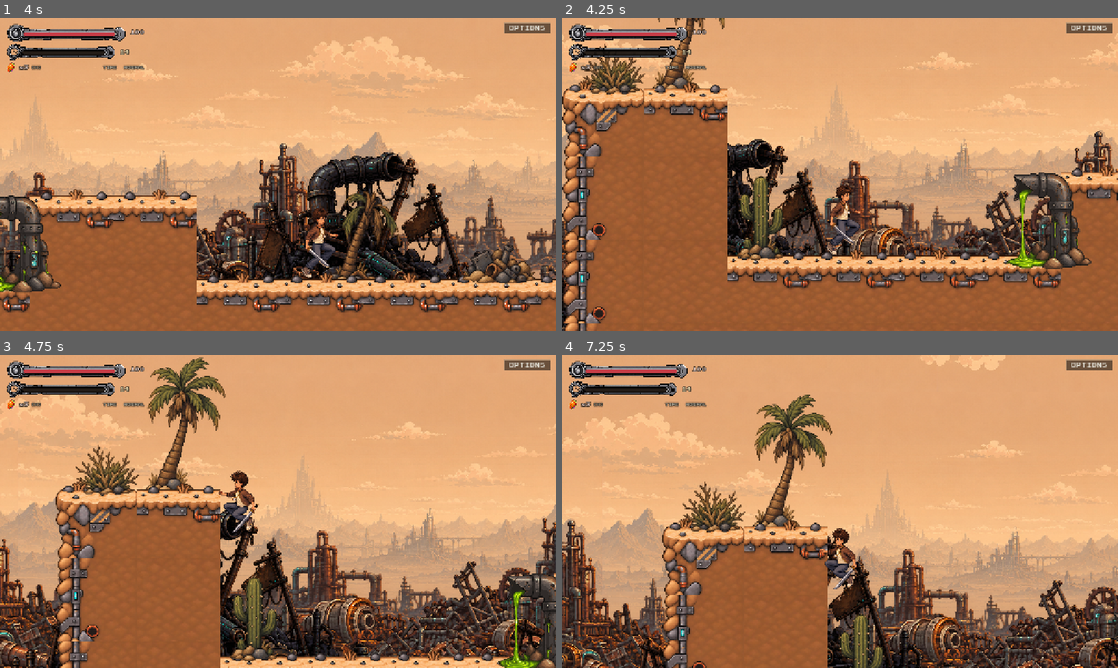
Above: before the commit, frames 1-4 (two rows, left to right).
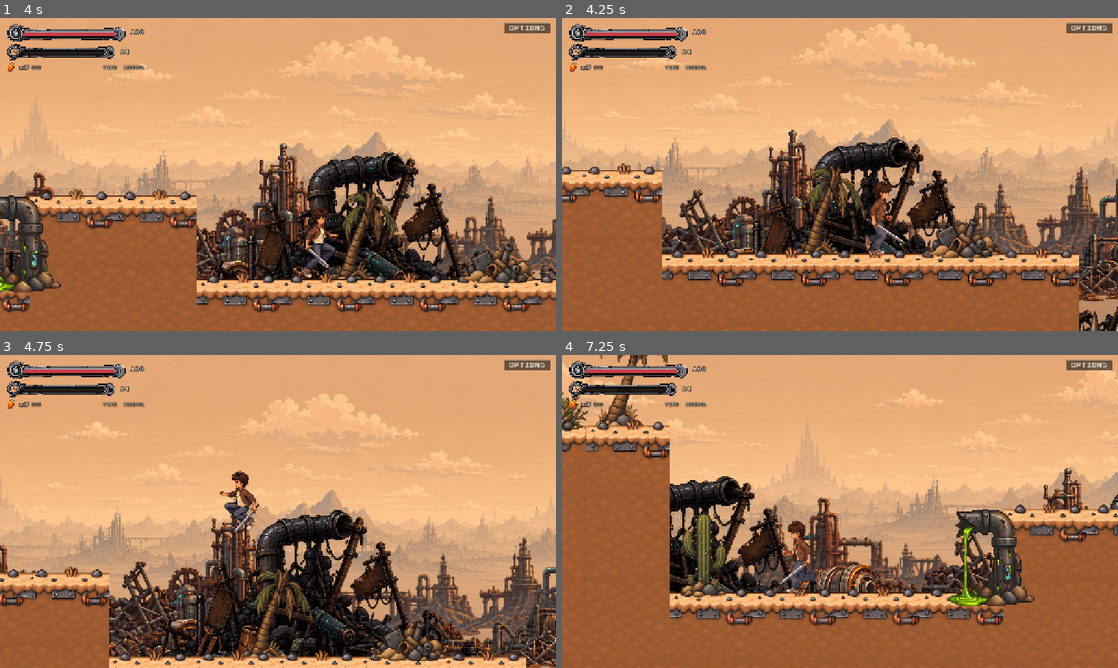
Above: after the commit, the same moments.

Repository: Zeyadzahran/years-to-spare
Game: Godot game, scene res://src/levels/level_01.tscn
Same seed, same stepped clock (60 frames per second), same inputs: the game is played once before the commit and once after it. This scene is started directly instead of the project's main scene. Sound files missing from this copy of the repository are replaced by a short silence.
Inputs:
- Up to frame 1 (4 s): tap Enter at 0.5 s; hold D (move_right) 0.53-2.03 s; tap J (attack) at 0.6 s; tap Space (jump) at 0.77, 1.52, 3.02, 3.77 s; tap S (crouch) at 1.35 s; hold A (move_left) 2.03-2.78 s; tap H (heal) at 2.1 s; hold D (move_right) from 2.78 s (still down); tap E (time_rewind) at 2.85 s; tap Shift (time_slow) at 3.6 s
- Up to frame 2 (4.25 s): keep holding D (move_right); tap R (restart, bound only before the commit) at 4.15 s
- Up to frame 3 (4.75 s): release D (move_right) at 4.28 s; hold A (move_left) from 4.28 s (still down); tap Q (time_stop) at 4.35 s; tap Space (jump) at 4.52 s
- Up to frame 4 (7.25 s): release A (move_left) at 5.03 s; hold D (move_right) 5.03-5.78 s; tap J (attack) at 5.1 s; hold A (move_left) from 5.78 s (still down); tap S (crouch) at 5.85 s; tap Space (jump) at 6.02, 6.77 s; tap H (heal) at 6.6 s

Frame 1 is identical in both runs. In frame 2, 44% of the frame differs, in the area x 0-100%, y 0-100%; in frame 3, 44%; in frame 4, 57%.

Commit message:
Remove the restart key
A death already reloads to the checkpoint and the pause menu already leads
back to PLAY, so R was a third way to say the same thing.

Diff:
--- a/project.godot
+++ b/project.godot
@@ -80,11 +80,6 @@
 , Object(InputEventJoypadButton,"resource_local_to_scene":false,"resource_name":"","device":-1,"button_index":10,"pressure":0.0,"pressed":false,"script":null)
 ]
 }
-restart={
-"deadzone": 0.5,
-"events": [Object(InputEventKey,"resource_local_to_scene":false,"resource_name":"","device":-1,"window_id":0,"alt_pressed":false,"shift_pressed":false,"ctrl_pressed":false,"meta_pressed":false,"pressed":false,"keycode":0,"physical_keycode":82,"key_label":0,"unicode":0,"location":0,"echo":false,"script":null)
-]
-}
 pause={
 "deadzone": 0.5,
 "events": [Object(InputEventKey,"resource_local_to_scene":false,"resource_name":"","device":-1,"window_id":0,"alt_press …(195 unchanged characters)…
--- a/src/levels/level.gd
+++ b/src/levels/level.gd
@@ -28,11 +28,6 @@
 	player.age.set_to(GameState.checkpoint_age)
 
 
-func _unhandled_input(event: InputEvent) -> void:
-	if event.is_action_pressed(&"restart"):
-		reload()
-
-
 func complete() -> void:
 	EventBus.level_completed.emit(level_id)
 
